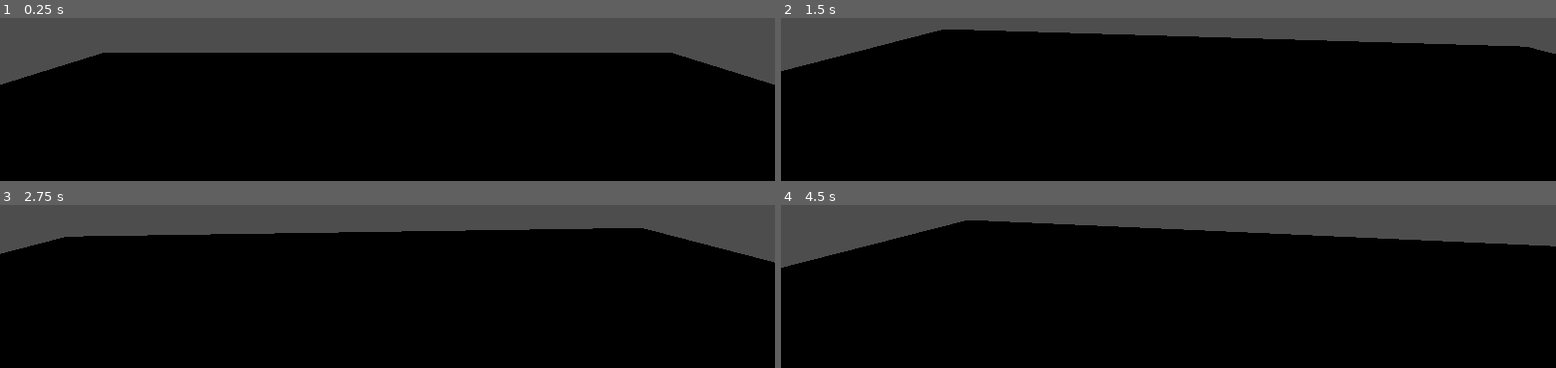
Above: before the commit, frames 1-4 (two rows, left to right).
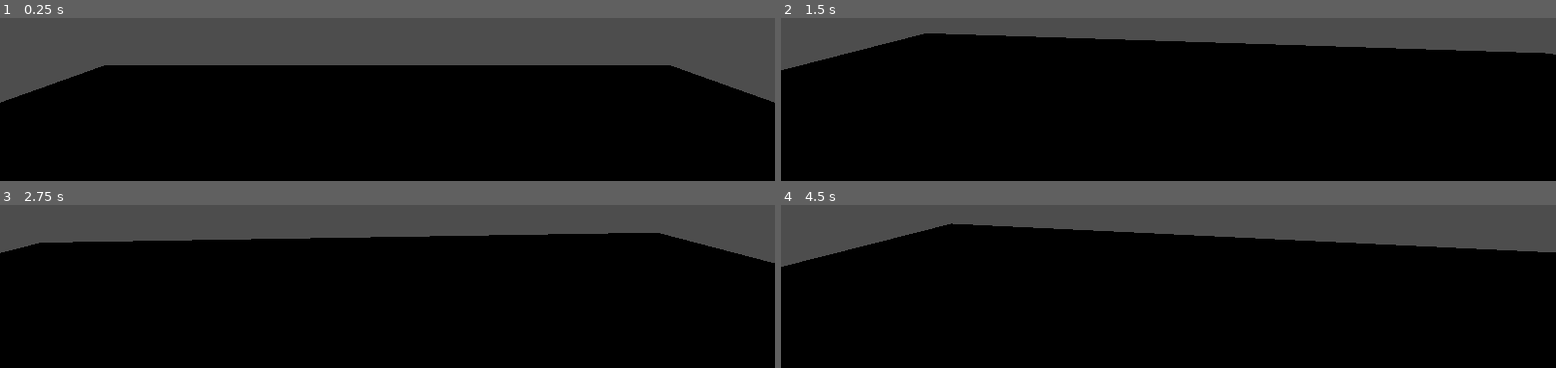
Above: after the commit, the same moments.

Repository: afanmubashir22/what-is-behind-
Game: Godot game, scene res://main_world.tscn
The game is run twice, just before and just after one commit, with the same random seed, the same clock (stepped at 60 frames per second) and the same inputs.
Inputs (mouse positions are in pixels of both pictures, inside the frame that each line leads up to):
- Up to frame 1 (0.25 s): no input
- Up to frame 2 (1.5 s): tap Enter at 0.5 s; move the mouse to (outside the picture) at 0.52 s; hold Up (ui_up) from 0.53 s (still down); tap Alt at 0.6 s; tap Space at 1.25 s; move the mouse to (outside the picture) at 1.27 s; tap Shift at 1.35 s
- Up to frame 3 (2.75 s): keep holding Up (ui_up); tap Enter at 2 s; move the mouse to (outside the picture) at 2.02 s; tap Alt at 2.1 s
- Up to frame 4 (4.5 s): keep holding Up (ui_up); tap Space at 2.75, 4.25 s; move the mouse to (outside the picture) at 2.77 s; tap Shift at 2.85, 4.35 s; tap Enter at 3.5 s; move the mouse to (outside the picture) at 3.52 s; tap Alt at 3.6 s; move the mouse to (outside the picture) at 4.27 s

The runs differ from the first frame. In frame 1, 8.2% of the frame differs, in the area x 0-100%, y 21-53%; in frame 2, 2.6%; in frame 3, 2.6%; in frame 4, 2.7%.

Commit message:
he didnt moved
i am trying to make him move

Diff:
--- a/main_world.tscn
+++ b/main_world.tscn
@@ -9,4 +9,4 @@
 size = Vector3(20, 1, 20)
 
 [node name="Player" parent="CSGBox3D" unique_id=657102275 instance=ExtResource("1_itk02")]
-transform = Transform3D(1, 0, 0, 0, 1, 0, 0, 0, 1, 0, 2.151625, 0)
+transform = Transform3D(1, 0, 0, 0, 1, 0, 0, 0, 1, 0, 2.287803, 0)
--- a/player.gd
+++ b/player.gd
@@ -25,18 +25,11 @@
 		head.rotation.x = clamp(head.rotation.x, deg_to_rad(-80), deg_to_rad(80))
 
 func  _physics_process(delta: float)  -> void:
-					if not is_on_floor():
-						velocity.y -= gravity * delta
-
-						var input_dir :=Input.get_vector("ui_left", "ui_right", "ui_up", "ui_down")
-						var direction := (transform.basis * Vector3(input_dir.x, 0, input_dir.y)).normalized()
-
-						if direction:
-							print("Moving direction: ", direction) # <--- ADD THIS LINE TO TEST
-							velocity.x = move_toward(velocity.x, 0, SPEED)
-							velocity.z = move_toward(velocity.z, 0,SPEED)
-						else:
-							velocity.x = move_toward(velocity.x, 0, SPEED)
-							velocity.z = move_toward(velocity.z, 0, SPEED)
-
-							move_and_slide()
+	if not is_on_floor():
+		velocity.y -= gravity * delta
+		var input_dir := Input.get_vector( "ui_left", "ui_right", "ui_up", "ui_down")
+		var direction := (transform.basis * Vector3(input_dir.x, 0, input_dir.y)).normalized()
+		if  direction:
+			velocity.x = direction.x * SPEED
+			velocity.z  = direction.z * SPEED
+			move_and_slide()
